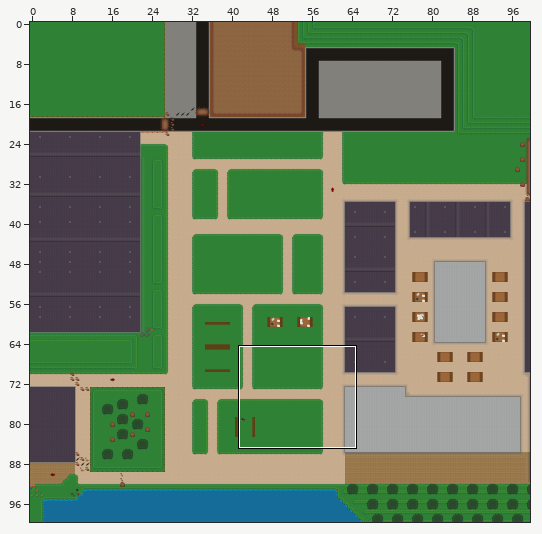
Tiled map -- core/assets/maps/Ron Cooke.tmx. The picture above shows the old version from afar; the outline marks the close-up.
Close-up. Earlier state:
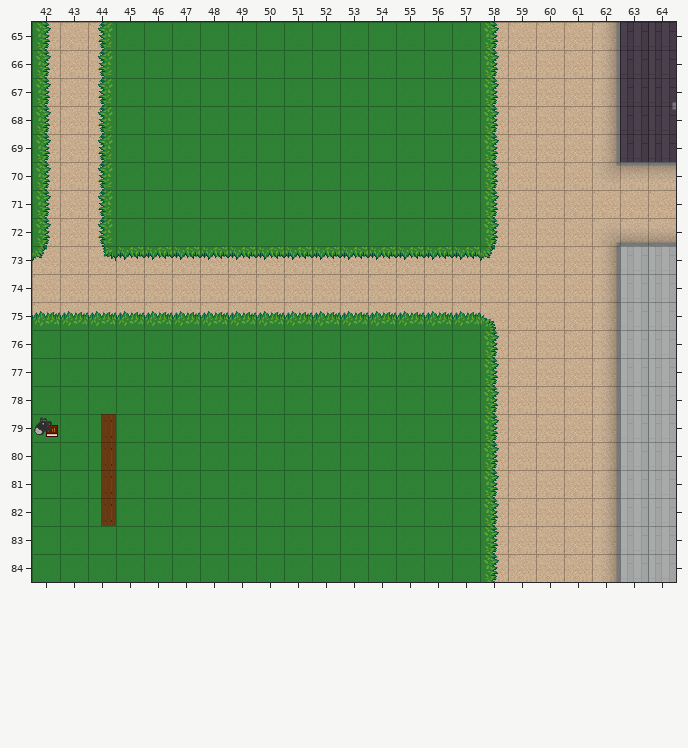
Cells are 32x32 px. Shown: x 42..64, y 65..84.
Now the later version:
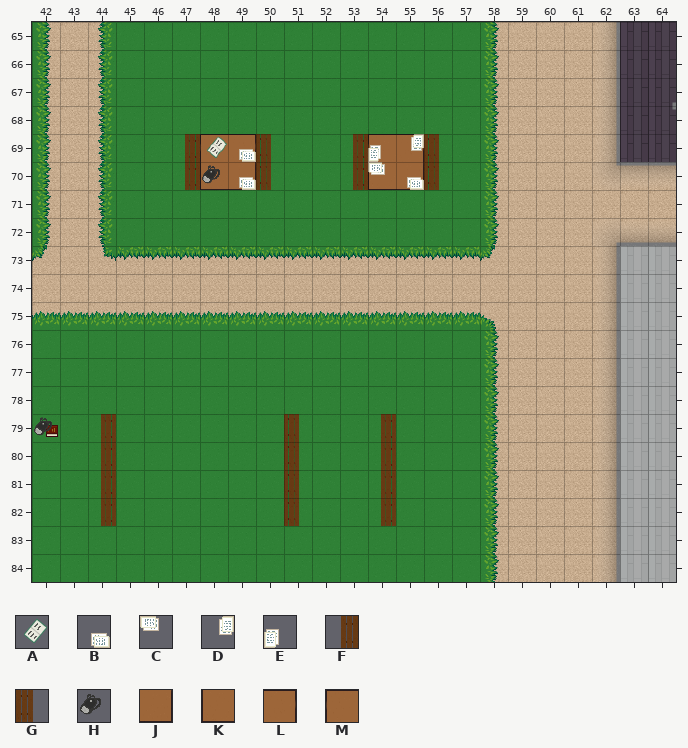
Key: from "finaltileset": A 78, B 83, C 83 turned 180, D 83 turned 270, E 83 turned 90, F 100, G 100 turned 180, H 102, J 322 turned 180, K 324 turned 180, L 368 turned 180, M 370 turned 180.
_ is an empty cell.
The exact change:
Changed rows in their new state; . is an unchanged cell.
Layer "Foreground":
first column x 47:
69 FMLG..FMLG
70 FKJG..FKJG
first column x 51:
79 G..F
80 G..F
81 G..F
82 G..F
Layer "Foreground 2":
first column x 48:
69 AB....ED
70 HB....CB
Pixel boxes of the changes (left, top, right, bottom) in both close-ups:
added: (185, 134, 271, 190)
added: (353, 134, 439, 190)
added: (284, 414, 299, 526)
added: (381, 414, 396, 526)
